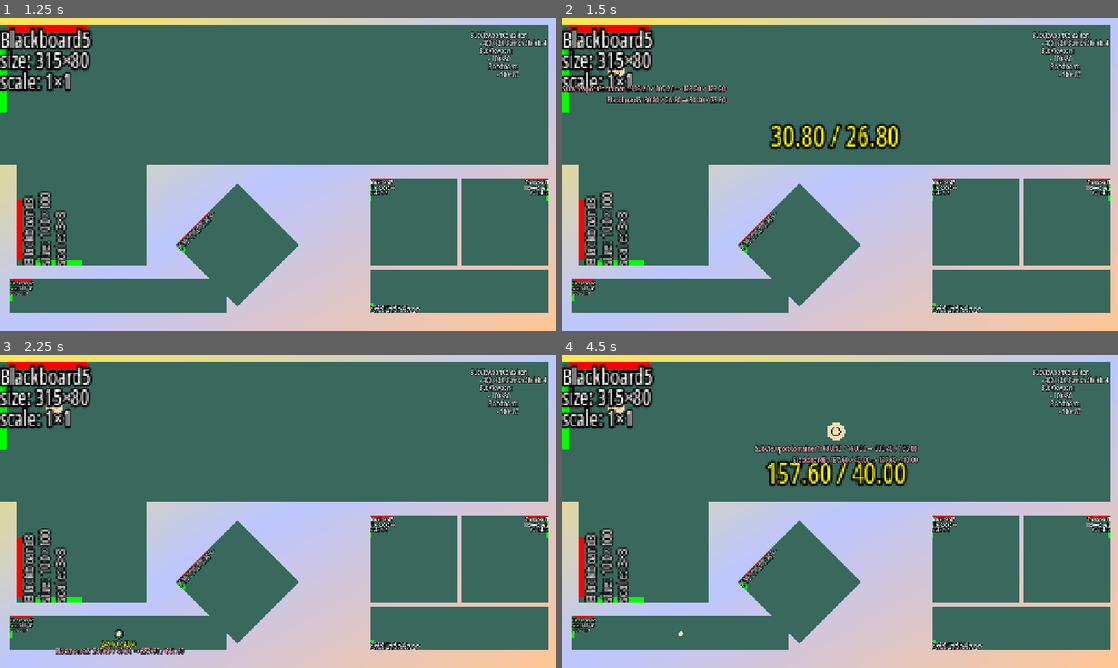
Above: before the commit, frames 1-4 (two rows, left to right).
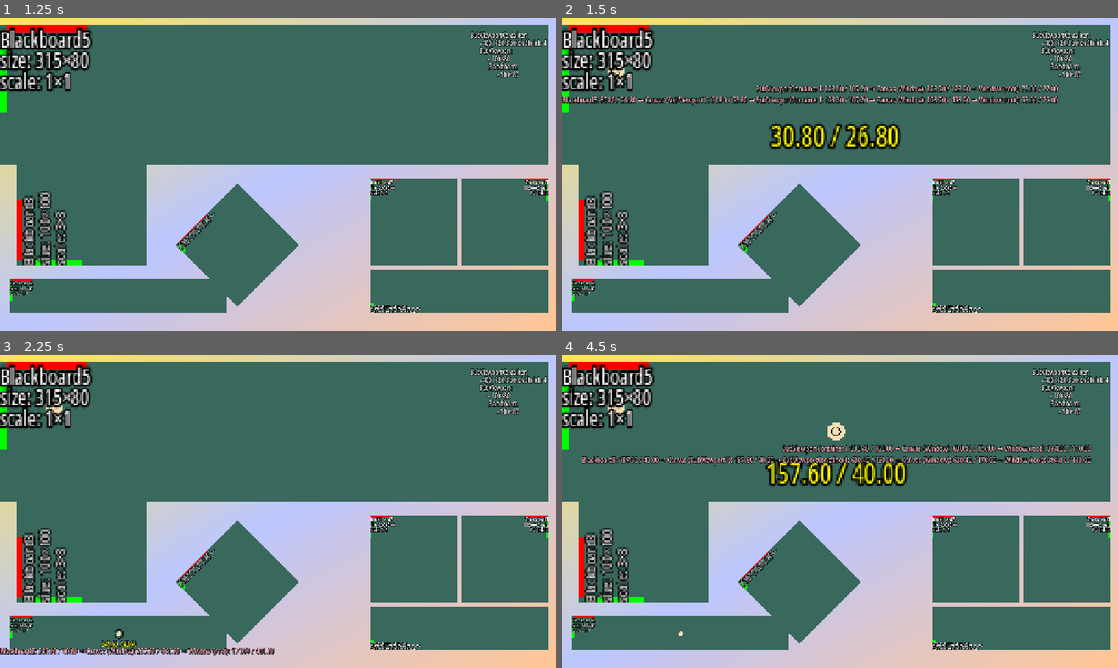
Above: after the commit, the same moments.

Repository: Toxe/godot-coordinate-systems
Game: Godot game, scene res://scenes/main.tscn
The game is run twice, just before and just after one commit, with the same random seed, the same clock (stepped at 60 frames per second) and the same inputs.
Inputs (mouse positions are in pixels of both pictures, inside the frame that each line leads up to):
- Up to frame 1 (1.25 s): tap Enter at 0.5 s; click (278, 174) at 0.67 s
- Up to frame 2 (1.5 s): tap Space at 1.25 s; move the mouse to (617, 71) at 1.27 s; click (617, 71) at 1.42 s
- Up to frame 3 (2.25 s): tap Enter at 2 s; move the mouse to (116, 633) at 2.02 s; click (116, 633) at 2.17 s
- Up to frame 4 (4.5 s): tap Space at 2.75, 4.25 s; move the mouse to (645, 536) at 2.77 s; click (645, 536) at 2.92 s; tap Enter at 3.5 s; move the mouse to (801, 583) at 3.52 s; click (801, 583) at 3.67 s; move the mouse to (834, 430) at 4.27 s; click (834, 430) at 4.42 s

Frame 1 is identical in both runs. In frame 2, 2.8% of the frame differs, in the area x 0-90%, y 21-28%; in frame 3, 0.9%; in frame 4, 2.6%.

Commit message:
Improve mouse overlay info

Diff:
--- a/CoordinateSystems/autoload/events.gd
+++ b/CoordinateSystems/autoload/events.gd
@@ -2,6 +2,6 @@
 
 @warning_ignore_start("unused_signal")
 
-signal mouse_moved(node: Node, position: Vector2)
+signal mouse_moved(control: Control, local_mouse_coords: Vector2)
 
 @warning_ignore_restore("unused_signal")
--- a/CoordinateSystems/scenes/mouse_overlay.gd
+++ b/CoordinateSystems/scenes/mouse_overlay.gd
@@ -14,10 +14,46 @@
         lines.clear()
 
 
-func _on_mouse_moved(node: Node, local_position: Vector2) -> void:
-    var line := "%s: %s" % [node.name, Format.format_position(local_position)]
-    var canvas_item: CanvasItem = node as CanvasItem
-    if canvas_item:
-        line += " → %s" % [Format.format_position(canvas_item.get_global_transform() * local_position)]
+func _on_mouse_moved(control: Control, local_mouse_coords: Vector2) -> void:
+    var line := append_to_line("", control.name, local_mouse_coords)
+
+    var sub_viewport: SubViewport = control.get_viewport() as SubViewport
+    if sub_viewport:
+        # control is inside a SubViewport
+        var sub_viewport_canvas_coords := control.get_global_transform_with_canvas() * local_mouse_coords
+        line = append_subviewport_info(line, sub_viewport, sub_viewport_canvas_coords)
+
+    line = append_viewport_and_canvas_info(line, control, local_mouse_coords)
     lines.append(line)
     queue_redraw()
+
+
+func append_to_line(line: String, name_or_class: String, pos: Vector2) -> String:
+    return line + "%s%s: %s" % ["" if line == "" else " → ", name_or_class, Format.format_position(pos)]
+
+
+func append_subviewport_info(line: String, sub_viewport: SubViewport, sub_viewport_canvas_coords: Vector2) -> String:
+    line = append_to_line(line, "Canvas (%s)" % [sub_viewport.name], sub_viewport_canvas_coords)
+
+    var sub_viewport_container: SubViewportContainer = sub_viewport.get_parent() as SubViewportContainer
+    if sub_viewport_container && sub_viewport_container.stretch:
+        # sub_viewport is inside a SubViewportContainer
+        sub_viewport_canvas_coords *= sub_viewport_container.stretch_shrink
+        line = append_to_line(line, sub_viewport_container.name, sub_viewport_canvas_coords)
+        line = append_viewport_and_canvas_info(line, sub_viewport_container, sub_viewport_canvas_coords)
+
+    return line
+
+
+func append_viewport_and_canvas_info(line: String, control: Control, local_control_coords: Vector2) -> String:
+    var viewport := control.get_viewport()
+    var canvas_coords := control.get_global_transform_with_canvas() * local_control_coords
+
+    if viewport is not SubViewport:
+        line = append_to_line(line, "Canvas (%s)" % [viewport.get_class()], canvas_coords)
+
+    if viewport is Window:
+        var window_coords := control.get_viewport().get_screen_transform() * canvas_coords
+        line = append_to_line(line, "%s (%s)" % [viewport.get_class(), viewport.name], window_coords)
+
+    return line
